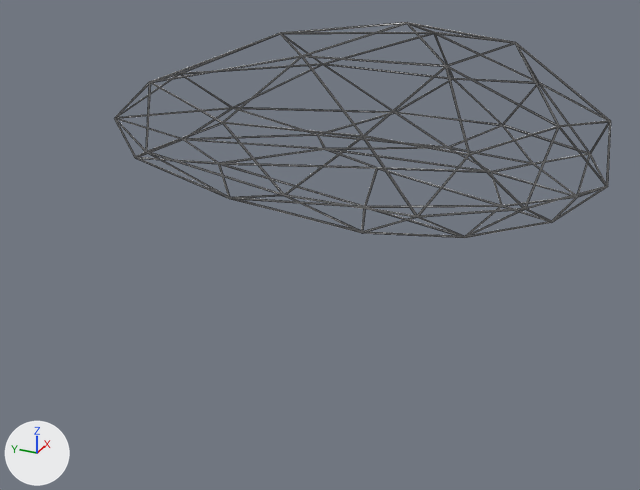
Two versions of the glTF model src/main/webapp/content/assets/models/bush1.glb, one commit apart.
Before and after are seen from a 50 mm camera at (-2.012, -0.744, 0.91) aimed at (0.133, 0.221, -0.163). The axes (+X, +Y, +Z) are drawn at lower left. The lights are the same throughout. Mesh edges are drawn as thin lines. Where no turn or scale is listed for an object, it has been applied to the vertices. Vertices at the same position are counted once.
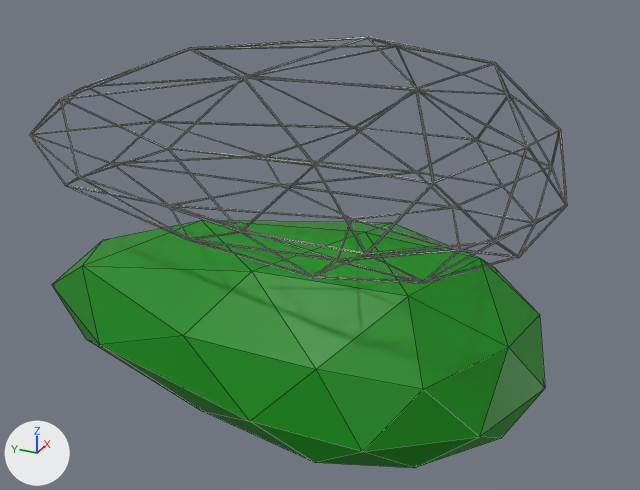
Where the change shows, as pixel boxes [x1, y1, x2, y2] in the pictures (640 x 490 px):
'Icosphere.001', added (green): after [52, 220, 545, 468]
'Icosphere', reshaped, moved, rescaled (8% wider, 14% taller): before [114, 22, 611, 238]; after [29, 37, 567, 283]

Edits to the bpy script that builds the scene:
```text
Add mat_material_001:
    mat_material_001 = principled_material('Material.001')
    mat_material_001.base_color = (0.0, 0.25, 0.0)  # green #008900
Change me_icosphere:
    used by ob_icosphere; location = (0.333, 0.002, 0.005); scale = (0.444, 0.444, 0.444)
    remove me_icosphere.from_pydata(...)  # 324 vertices, 960 faces; spans x -0.96..0.96, y -1.2..2.4, z -0.06..1.02
    add me_icosphere.from_pydata(...)  # 324 vertices, 960 faces; spans x -0.96..0.96, y -1.09..2.53, z -0.1..1.03
    me_icosphere part 1: 324 of 324 vertices moved; they spanned x -0.96..0.96, y -1.2..2.4, z -0.06..1.02 and now span x -0.96..0.96, y -1.09..2.53, z -0.1..1.03; mean shift (0.0, 0.02, 0.03); largest move (0.28, 1.97, 0.45) -> (0.28, 2.23, 0.47)
Add me_icosphere_001:
    me_icosphere_001.from_pydata(...)  # 42 vertices, 80 faces; spans x -0.42..0.42, y -0.48..1.13, z -0.04..0.46
    me_icosphere_001.materials.append(mat_material_001)  # green #008900
Change ob_icosphere:
    ob_icosphere.location: (0.333, 0.002, 0.005) -> (-0.001, 0.006, 0.018)
    ob_icosphere.scale: (0.444, 0.444, 0.444) -> (0.446, 0.446, 0.446)
Add ob_icosphere_001:
    ob_icosphere_001 = bpy.data.objects.new('Icosphere.001', me_icosphere_001)
    ob_icosphere_001.location = (-0.001, 0.002, -0.493)
```
